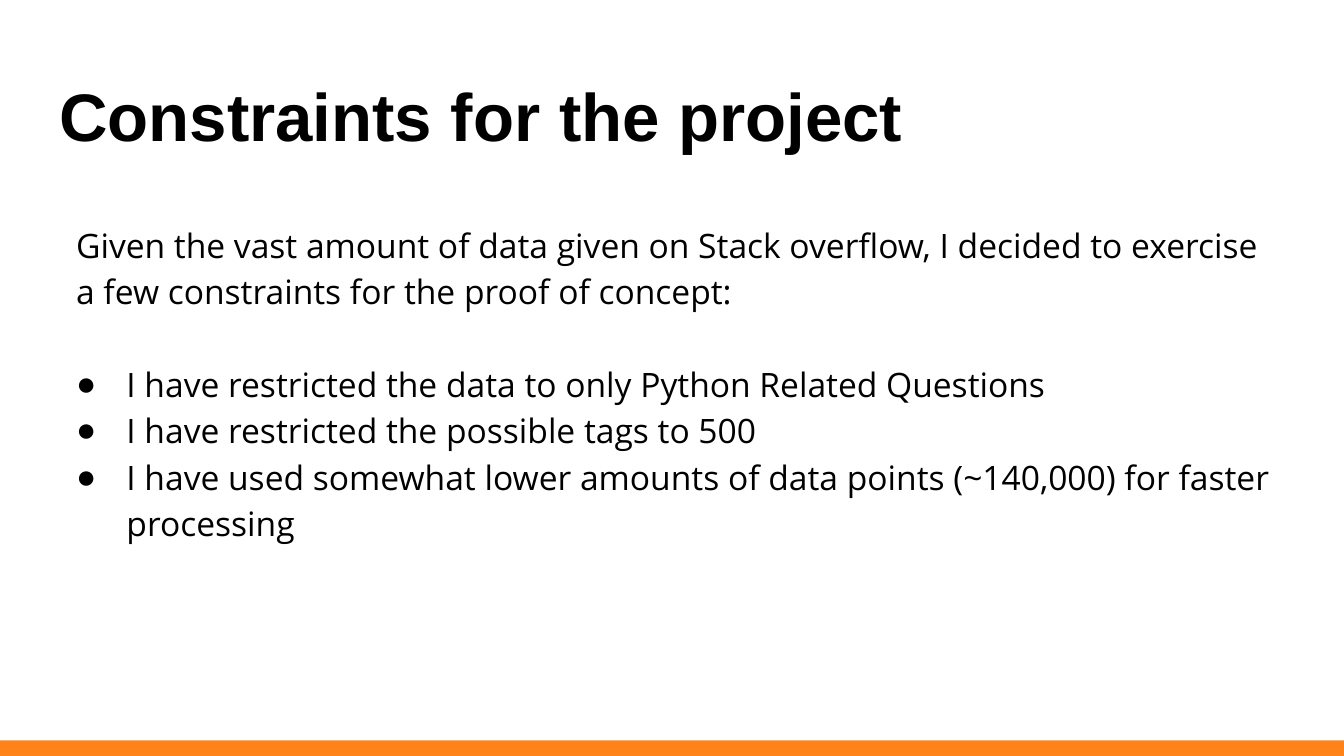
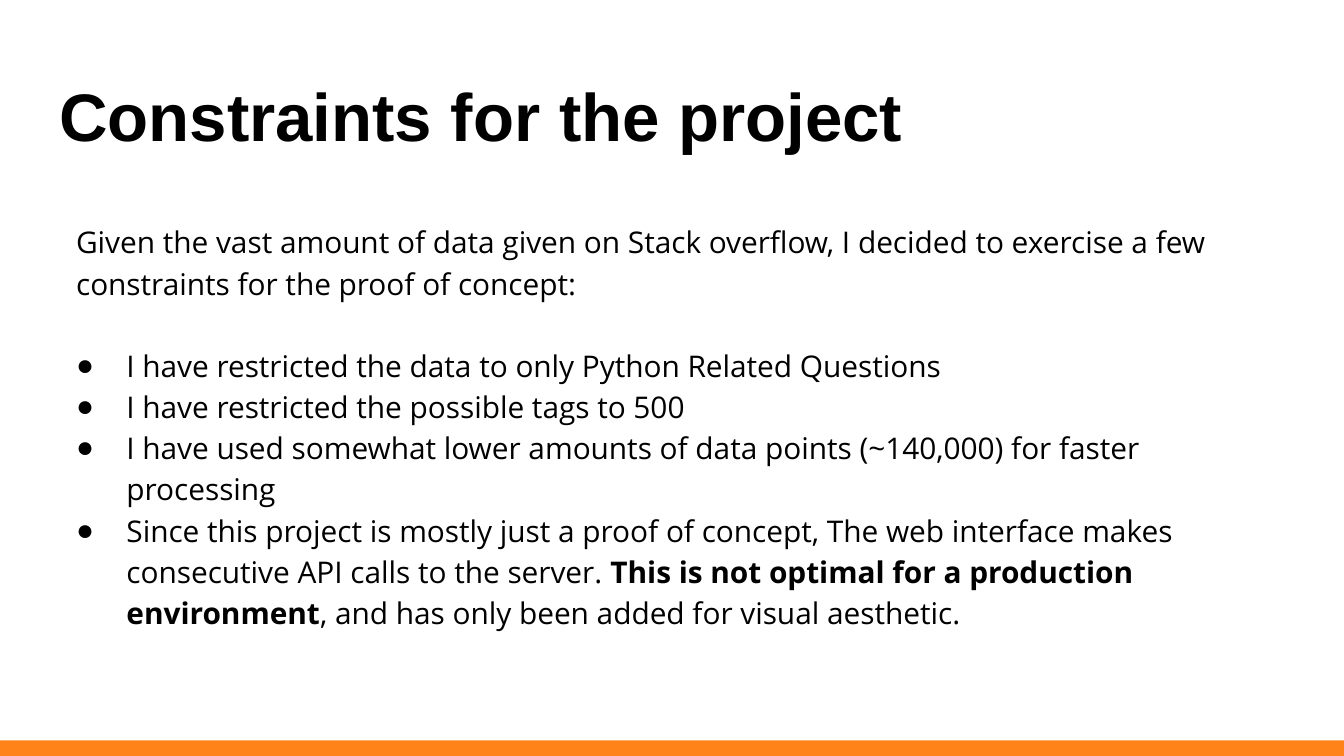
Before and after one commit to agrawal-rohit/stackoverflow-semantic-search, a slide deck: slide 8 of IBM Hack Presentation.pptx. Drawn at 1344x756 pixels with LibreOffice and Linux fonts; fonts in the diff are those of the drawing. Boxes give left, top, right and bottom in pixels: in the first picture for what was removed or moved away, otherwise in the second. Text is boxed around its words. In the diff, an @@ line names an element or a change of style, - is before the commit and + after.

```diff
--- a/IBM Hack Presentation.pptx
+++ b/IBM Hack Presentation.pptx
@@ text at [76,230,1205,508]: size 18 to 16 pt in "Given the vast amount of data given ...", "I have restricted the data to only ...", "I have restricted the possible tags to ...", "I have used somewhat lower amounts of ..." @@
@@ text at [126,519,1172,631]: paragraph added @@
+● Since this project is mostly just a proof of concept, The web interface makes consecutive API calls to the server. This is not optimal for a production environment, and has only been added for visual aesthetic.
```
Also in this commit, not shown: 3 other files.
